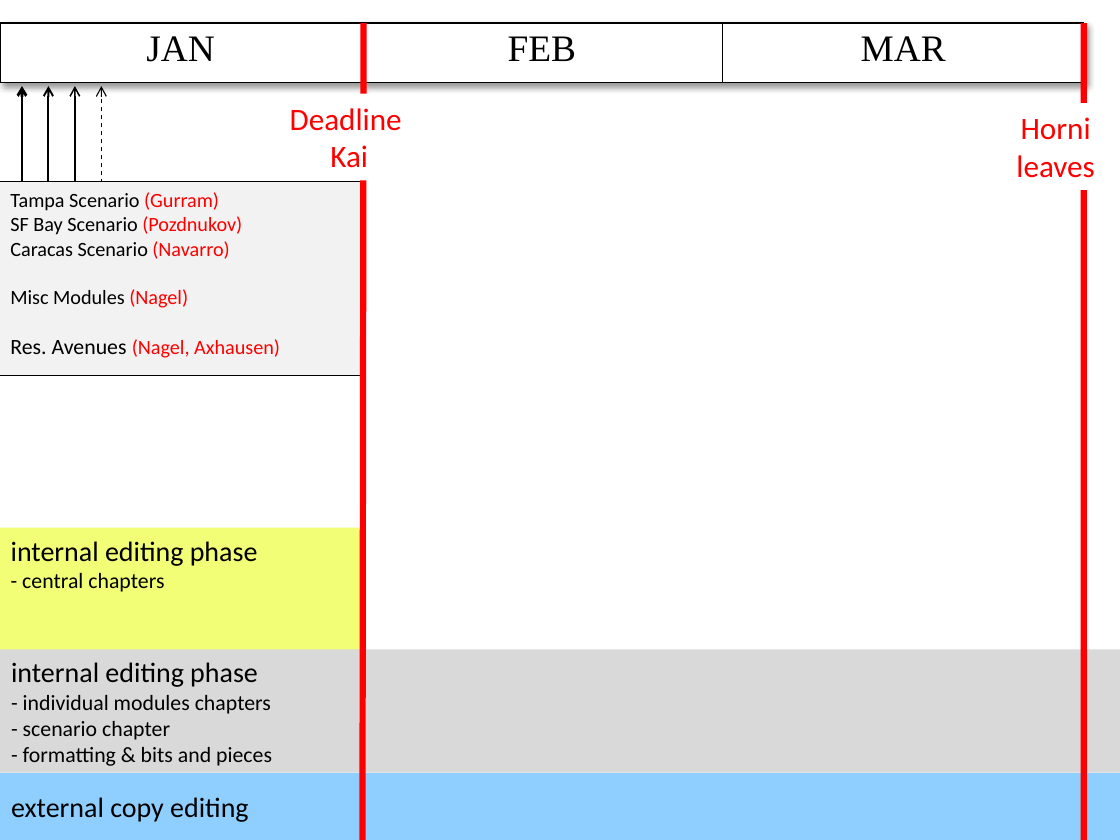
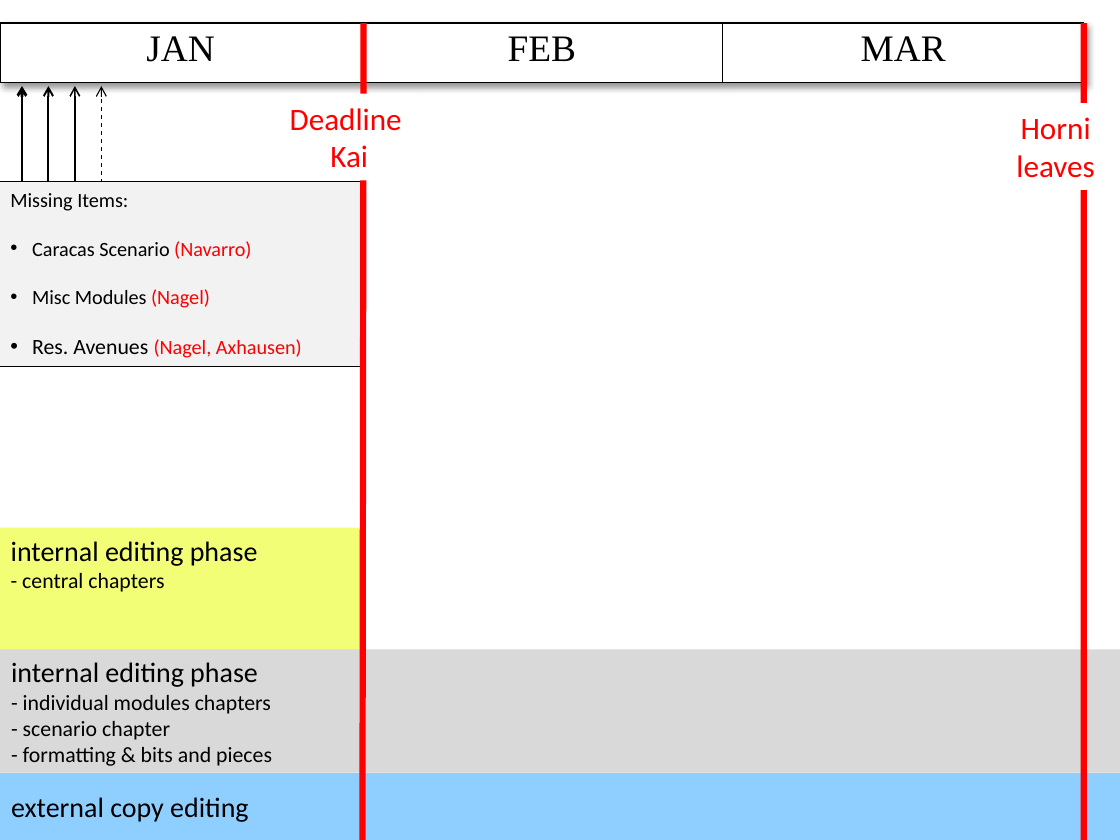
Before and after one commit to sashigurram/book, a slide deck: slide 1 of admin/timeline.pptx. Drawn at 1120x840 pixels with LibreOffice and Linux fonts; fonts in the diff are those of the drawing. Boxes give left, top, right and bottom in pixels: in the first picture for what was removed or moved away, otherwise in the second. Text is boxed around its words. In the diff, an @@ line names an element or a change of style, - is before the commit and + after.

```diff
--- a/admin/timeline.pptx
+++ b/admin/timeline.pptx
@@ rectangle "Missing Items:": place and size @@
-rectangle "Missing Items:" at <box>0,181,362,375</box>
+rectangle "Missing Items:" at <box>0,181,362,366</box>
@@ text in rectangle at <box>10,193,128,211</box>: text changed @@
-Tampa Scenario (Gurram)
-SF Bay Scenario (Pozdnukov)
+Missing Items:
@@ text in rectangle at <box>32,241,302,358</box>: bullet none to • @@
```
